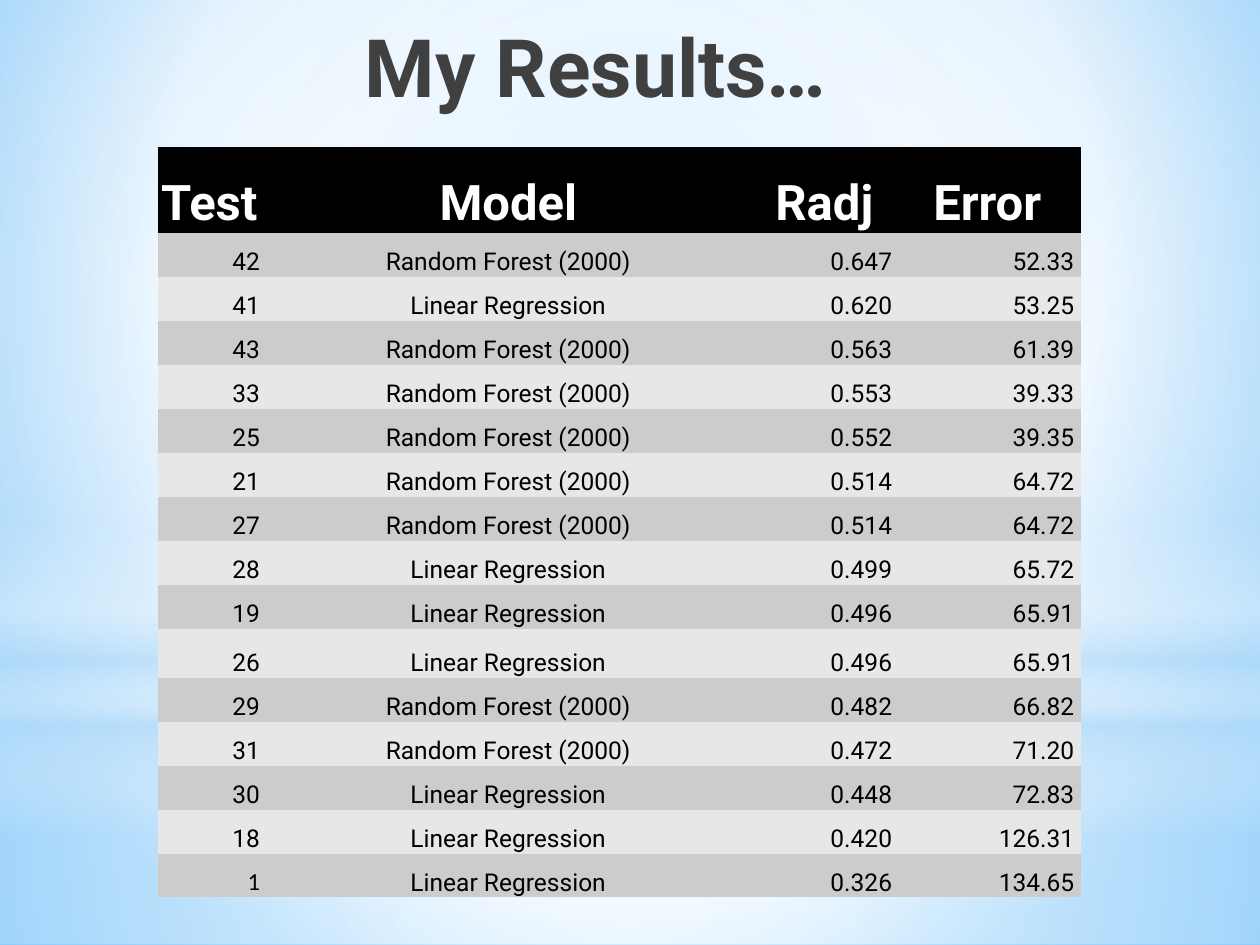
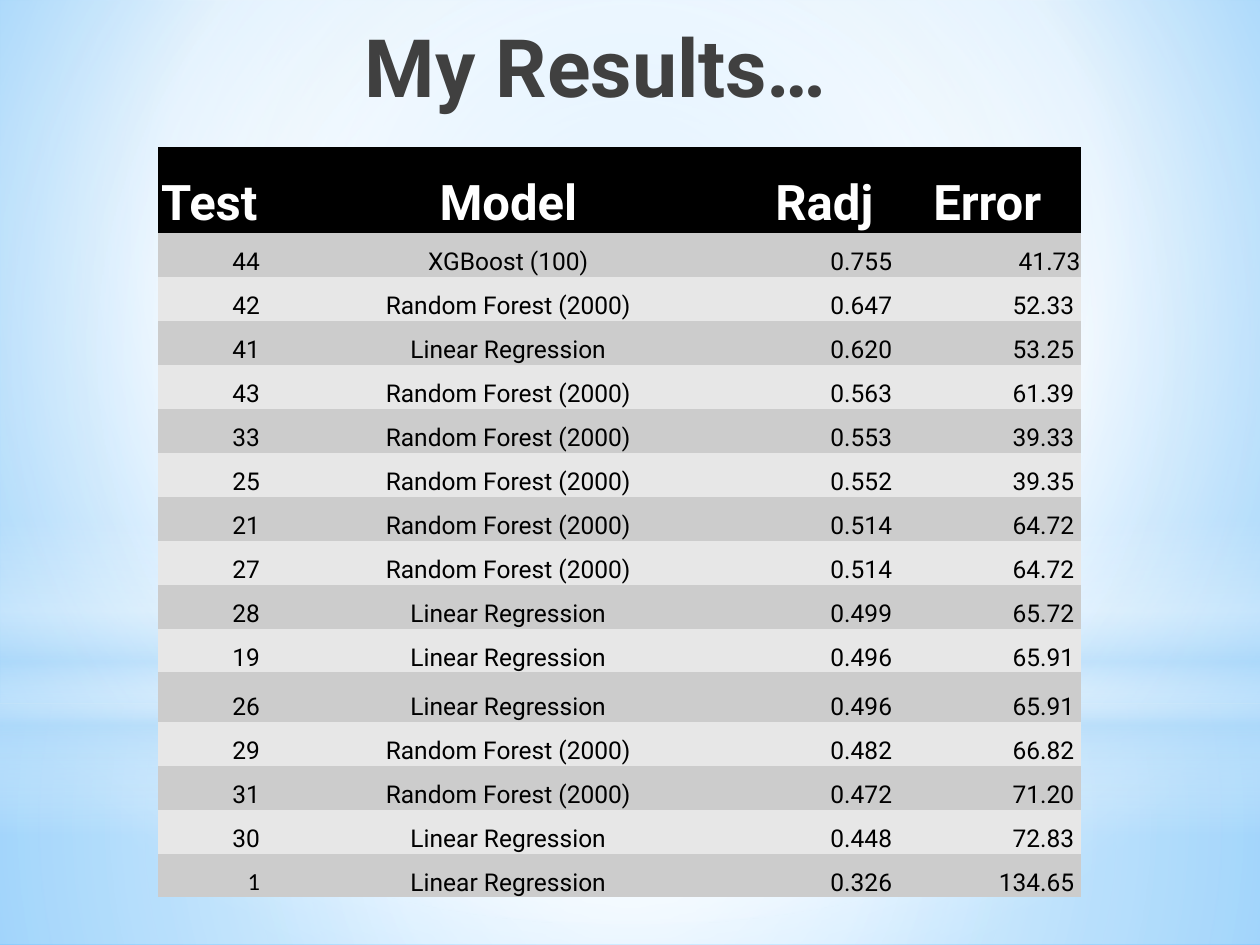
Before and after one commit to parmetd/Project-3-Airbnb-Pricing, a slide deck: slide 8 of Project 3 Presentation.pptx (slide 7 before the commit). Drawn at 1260x945 pixels with LibreOffice and Linux fonts; fonts in the diff are those of the drawing. Boxes give left, top, right and bottom in pixels: in the first picture for what was removed or moved away, otherwise in the second. Text is boxed around its words. In the diff, an @@ line names an element or a change of style, - is before the commit and + after.

Commit message:
New best with .755! Add XGBoost, Visualizations, Deep Learning (needs work), Room rental exploration. Another visualization. Updated presentation. Updated results. Updated readme.

```diff
--- a/Project 3 Presentation.pptx
+++ b/Project 3 Presentation.pptx
@@ table at box(158, 147, 1081, 900) @@
+row 2: 44 | XGBoost (100) | 0.755 | 41.73
-row 15: 18 | Linear Regression | 0.420 | 126.31
```
Also in this commit, not shown: 1 slide added, 7 other files.
